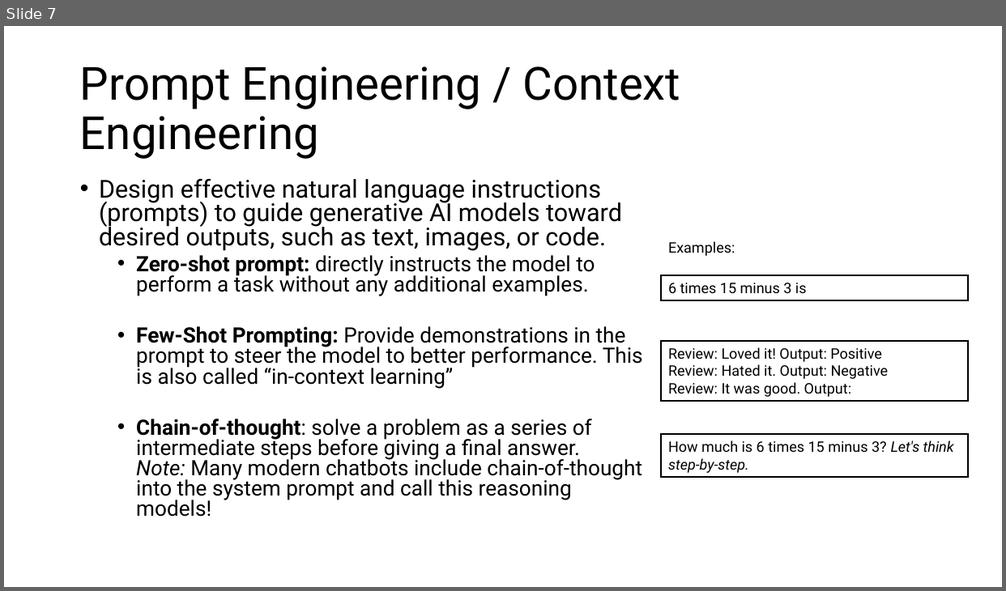
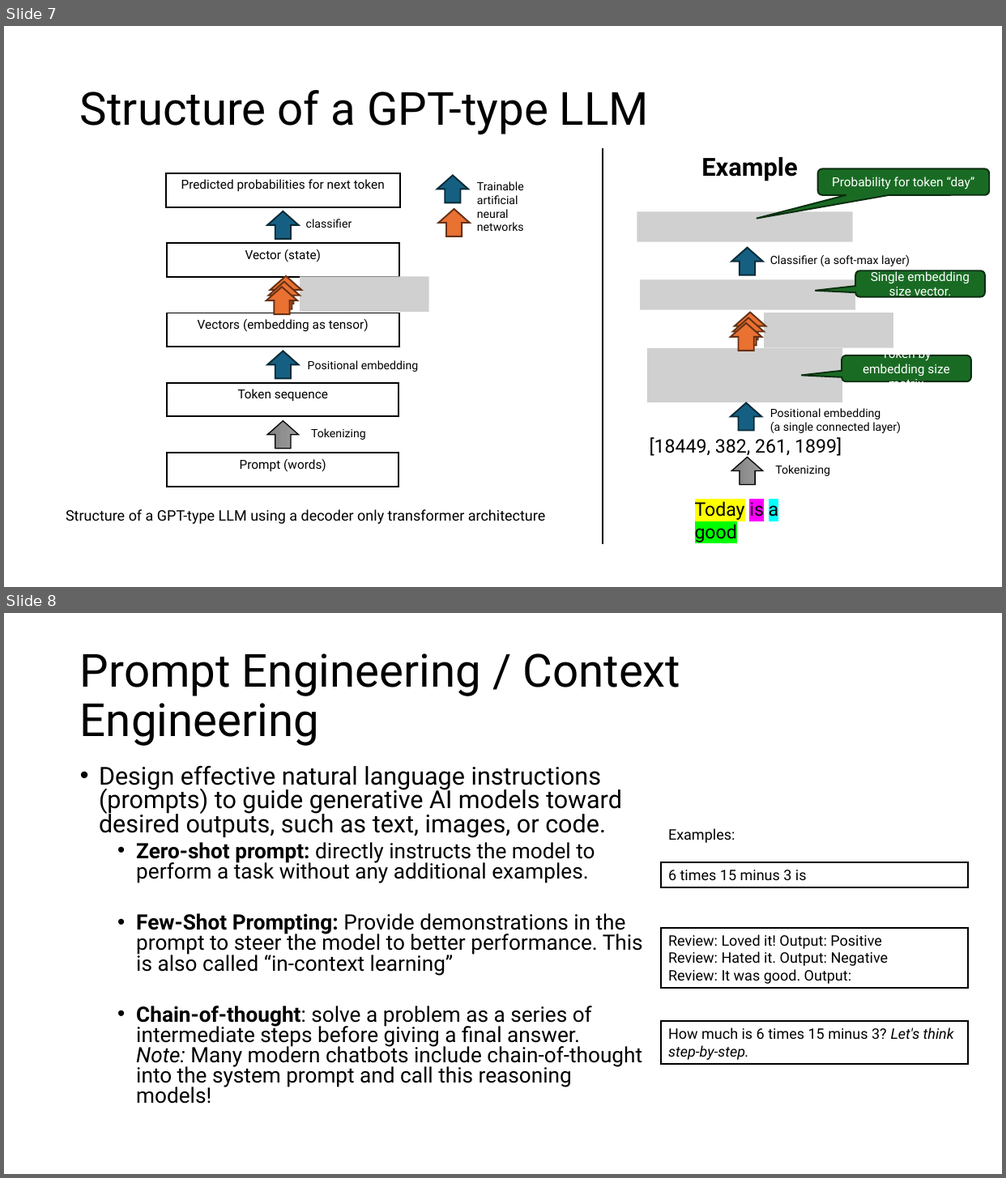
Before and after one commit to mhahsler/CS7320-AI, a slide deck: slides/07_LLM_discussion.pptx. Shown one above the other, each under a label of ours: slide 7 before the commit, slides 7 and 8 after it. The pictures are 1006x591 and 1006x1178 pixels, drawn with LibreOffice and Linux fonts; fonts in the diff are those of the drawing; grey boxes stand for pictures. Boxes give left, top, right and bottom in pixels: in the first picture for what was removed or moved away, otherwise in the second. Text is boxed around its words. In the diff, an @@ line names an element or a change of style, - is before the commit and + after.

```diff
--- a/slides/07_LLM_discussion.pptx
+++ b/slides/07_LLM_discussion.pptx
@@ slide 7 added at [4, 26, 1002, 587], background #FFFFFF @@
@@ title added at [80, 90, 649, 135], 44 pt, text #000000 @@
+Structure of a GPT-type LLM
@@ line added from (603, 148) to (603, 544), #000000 1.5 pt @@
@@ text added at [701, 157, 797, 182], 24 pt, text #000000, bold @@
+Example
@@ rounded speech box added at [818, 169, 989, 195], fill #196B24, outline #0B2F10 1.5 pt, 12 pt, text #FFFFFF @@
+Probability for token “day”
@@ group added at [66, 173, 546, 524]: 8 right arrows, 5 texts, 5 rectangles, 1 picture @@
+Structure of a GPT-type LLM using a decoder only transformer architecture
+Prompt (words)
+Token sequence
+Vectors (embedding as tensor)
+Vector (state)
+Predicted probabilities for next token
+Tokenizing
+Positional embedding
+classifier
+Trainable artificial neural networks
@@ rounded speech box added at [856, 271, 986, 297], fill #196B24, outline #0B2F10 1.5 pt, 12 pt, text #FFFFFF @@
+Single embedding size vector.
@@ group added at [637, 211, 910, 543]: 6 right arrows, 5 texts, 4 pictures @@
+Today is a good
+[18449, 382, 261, 1899]
+Tokenizing
+Positional embedding
+(a single connected layer)
+Classifier (a soft-max layer)
@@ rounded speech box added at [842, 356, 971, 382], fill #196B24, outline #0B2F10 1.5 pt, 12 pt, text #FFFFFF @@
+Token by embedding size matrix
@@ what was slide 7 is now slide 8 @@
```
Also in this commit, not shown: 3 slides changed.
